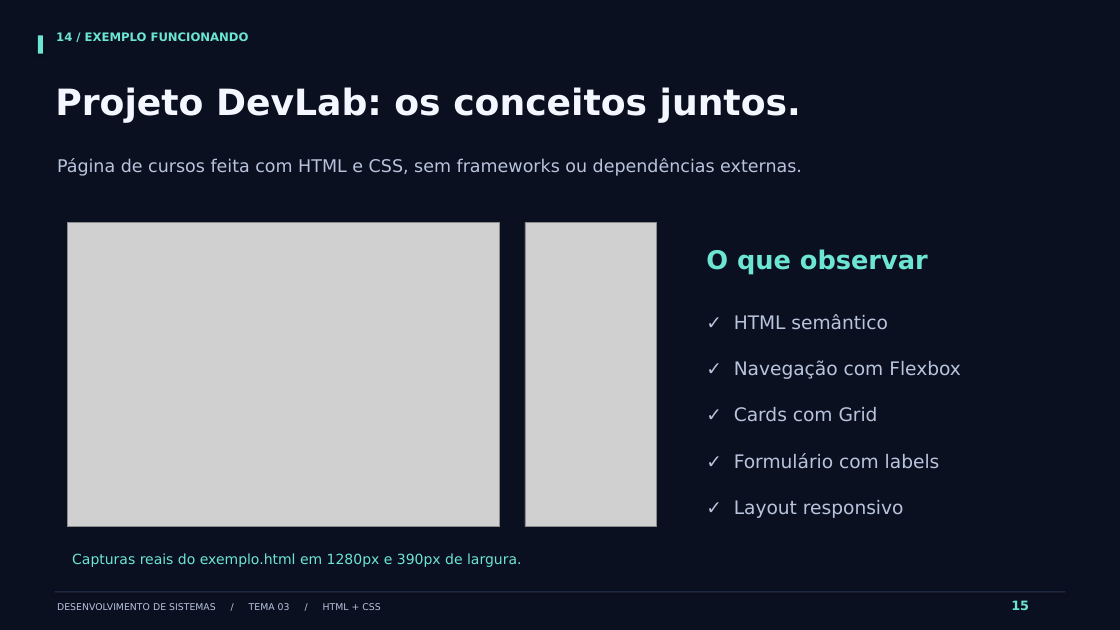
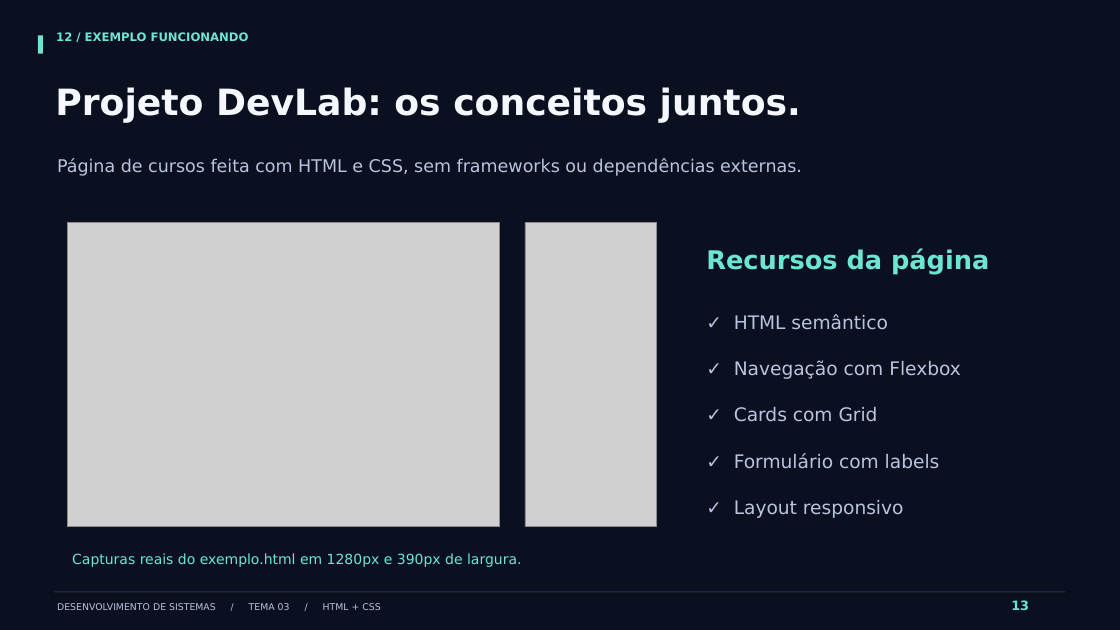
Before and after one commit to IsaquePagani/kahoot, a slide deck: slide 13 of apresentacoes/html-css/Slides-HTML-e-CSS.pptx (slide 15 before the commit). Drawn at 1120x630 pixels with LibreOffice and Linux fonts; fonts in the diff are those of the drawing; grey boxes stand for pictures. Boxes give left, top, right and bottom in pixels: in the first picture for what was removed or moved away, otherwise in the second. Text is boxed around its words. In the diff, an @@ line names an element or a change of style, - is before the commit and + after.

```diff
--- a/apresentacoes/html-css/Slides-HTML-e-CSS.pptx
+++ b/apresentacoes/html-css/Slides-HTML-e-CSS.pptx
@@ text at <box>56,32,249,41</box>: text changed @@
-14 / EXEMPLO FUNCIONANDO
+12 / EXEMPLO FUNCIONANDO
@@ text at <box>706,248,989,274</box>: text changed @@
-O que observar
+Recursos da página
@@ text at <box>1011,600,1029,610</box>: text changed @@
-15
+13
```
Also in this commit, not shown: 13 other slides changed, 4 slides removed, 3 other files.
